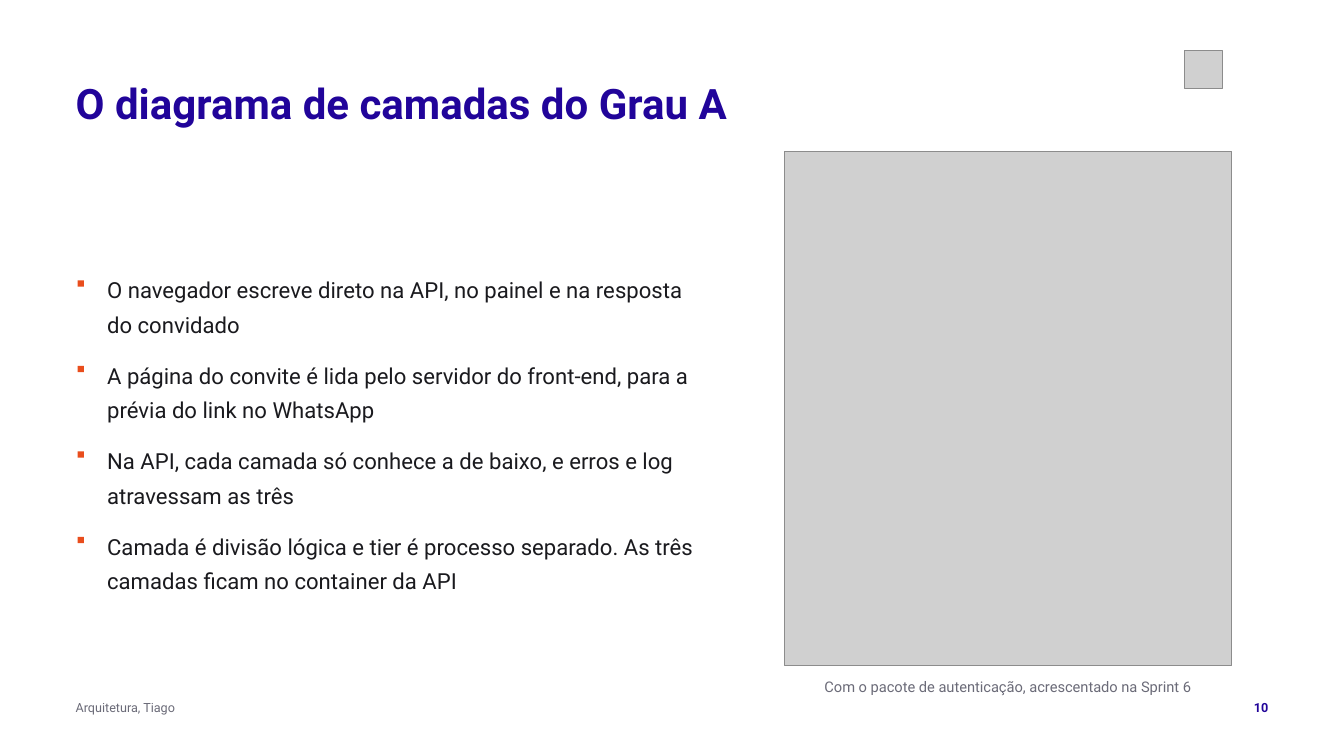
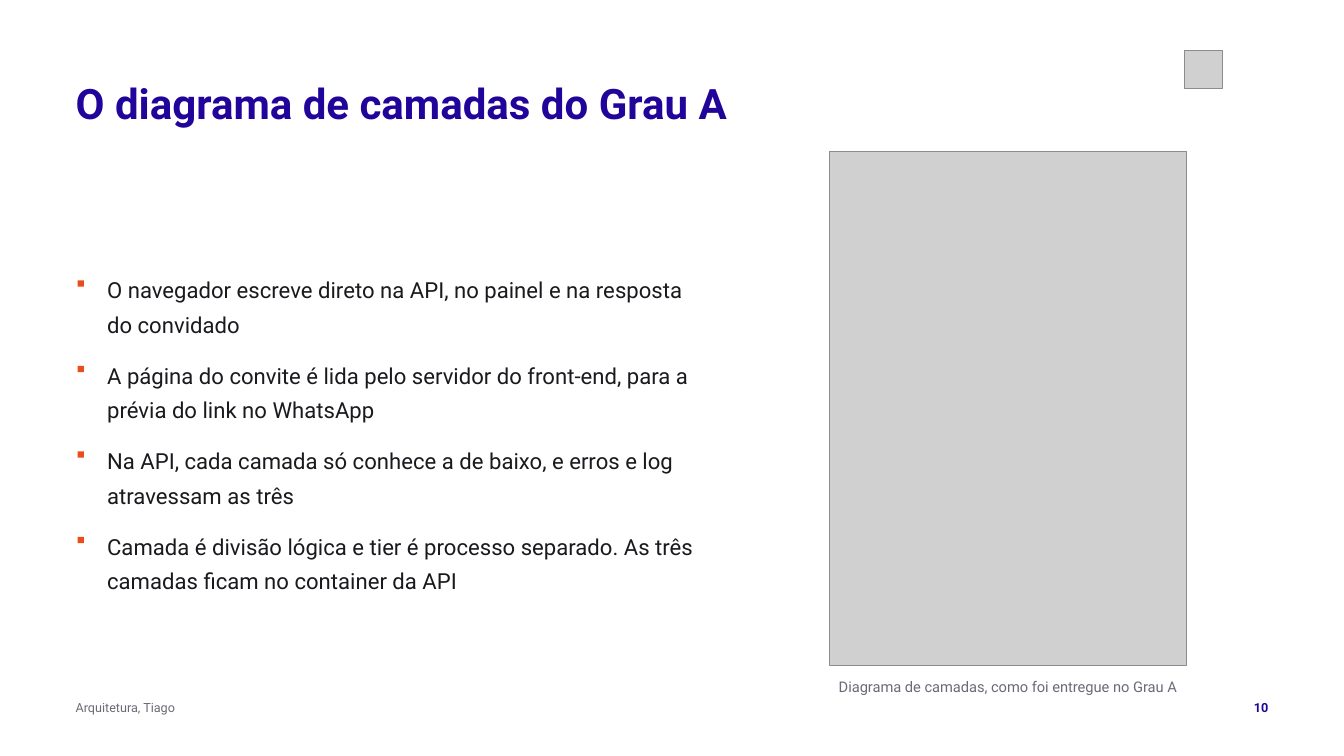
Before and after one commit to tcpassos/invite-app, a slide deck: slide 10 of trabalhos/T4-Pitch-Final.pptx. Drawn at 1344x756 pixels with LibreOffice and Linux fonts; fonts in the diff are those of the drawing; grey boxes stand for pictures. Boxes give left, top, right and bottom in pixels: in the first picture for what was removed or moved away, otherwise in the second. Text is boxed around its words. In the diff, an @@ line names an element or a change of style, - is before the commit and + after.

```diff
--- a/trabalhos/T4-Pitch-Final.pptx
+++ b/trabalhos/T4-Pitch-Final.pptx
@@ picture resized from (x1=784, y1=151, x2=1232, y2=665) to (x1=830, y1=151, x2=1188, y2=665) @@
@@ text at (x1=839, y1=681, x2=1177, y2=695): text changed @@
-Com o pacote de autenticação, acrescentado na Sprint 6
+Diagrama de camadas, como foi entregue no Grau A
```
Also in this commit, not shown: 17 other slides changed, 10 other files.
